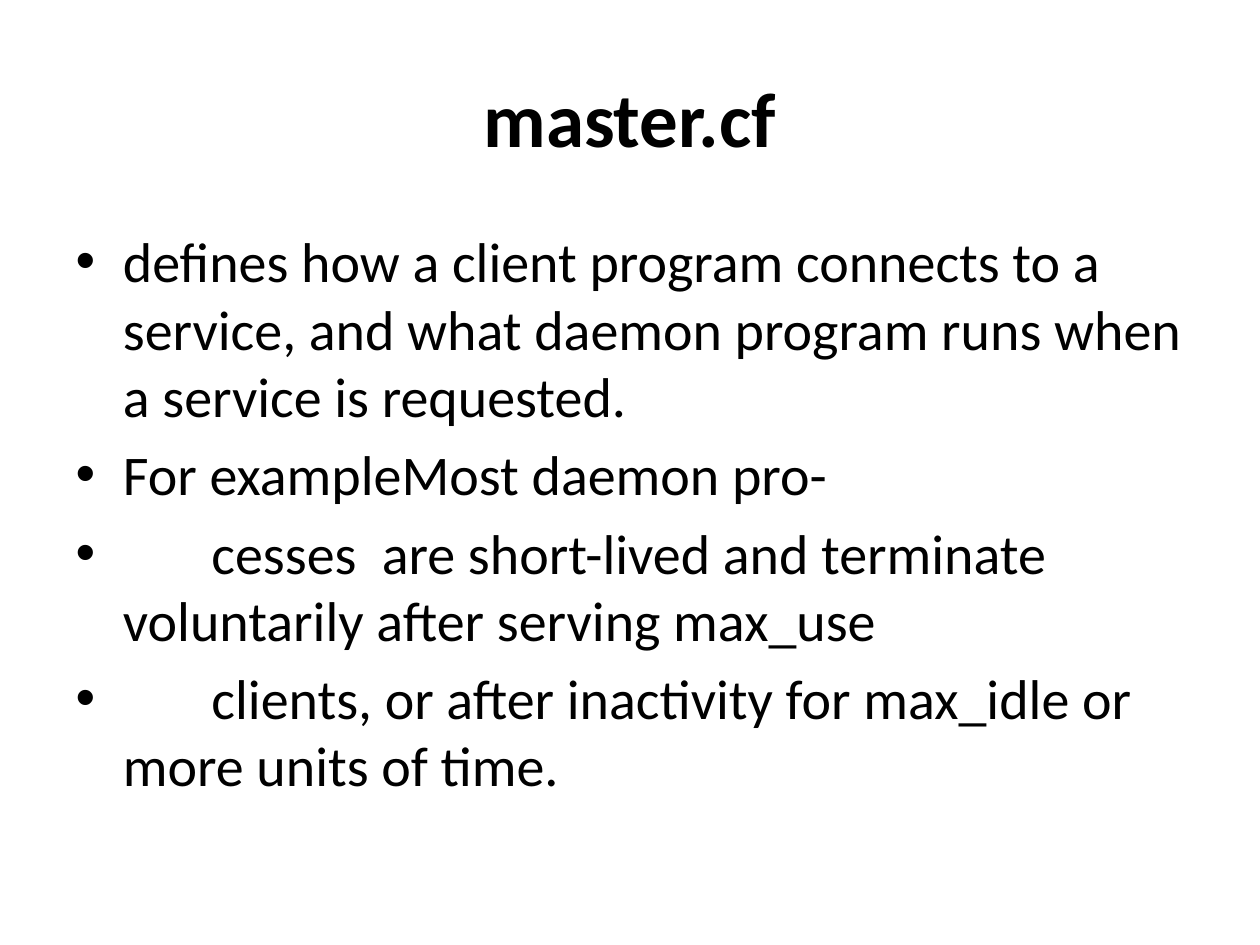
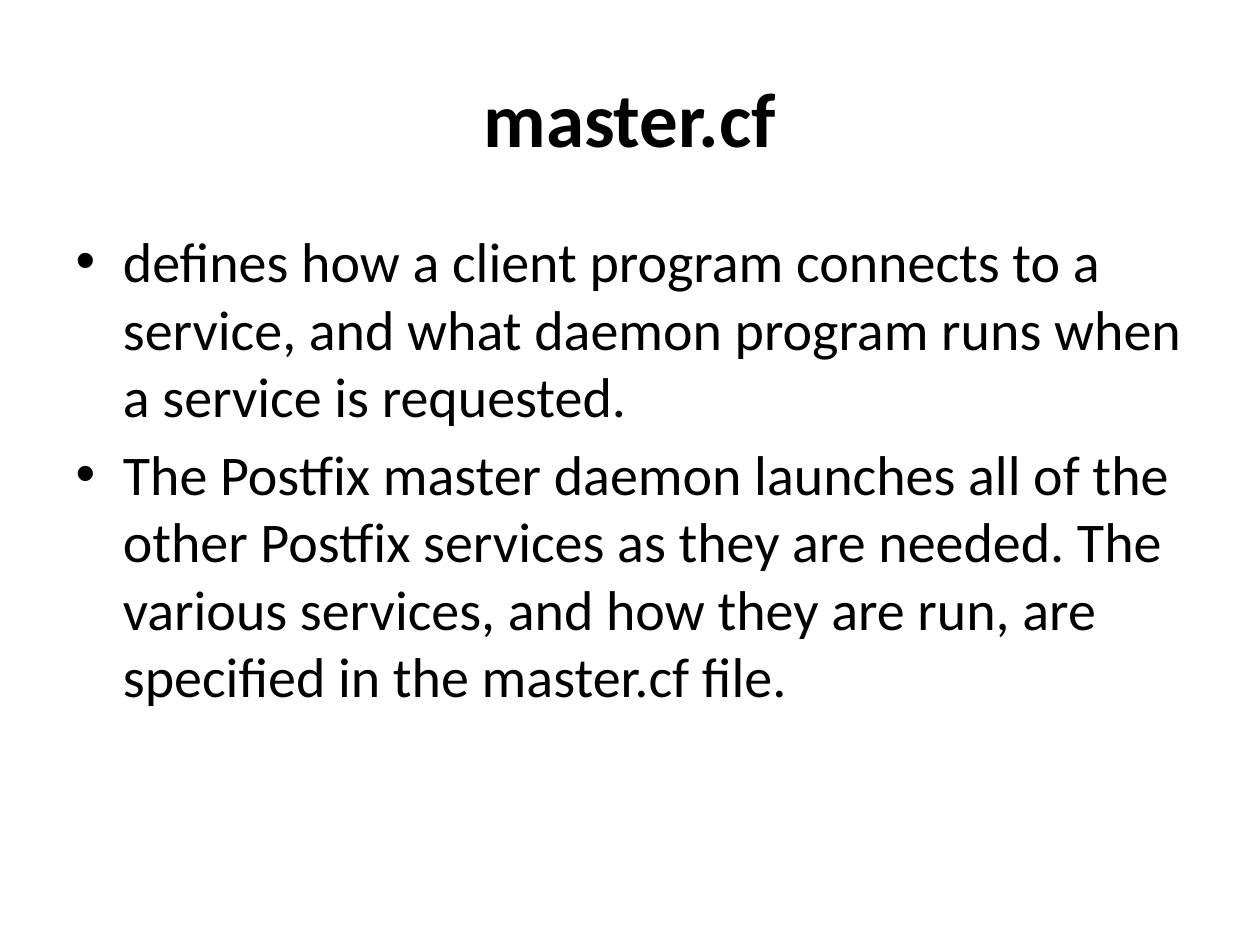
Before and after one commit to afnog/sse, a slide deck: slide 7 of postfix/postfix-mailgateway-debian.ppt. Drawn at 1260x945 pixels with LibreOffice and Linux fonts; fonts in the diff are those of the drawing. Boxes give left, top, right and bottom in pixels: in the first picture for what was removed or moved away, otherwise in the second. Text is boxed around its words. In the diff, an @@ line names an element or a change of style, - is before the commit and + after.

Commit message:
/ ‘postfix/postfix-mailgateway-debian.ppt’

```diff
--- a/postfix/postfix-mailgateway-debian.ppt
+++ b/postfix/postfix-mailgateway-debian.ppt
@@ text at (123,456,1168,706): text changed @@
-• For exampleMost daemon pro-
-• cesses are short-lived and terminate voluntarily after serving max_use
-• clients, or after inactivity for max_idle or more units of time.
+• The Postfix master daemon launches all of the other Postfix services as they are needed. The various services, and how they are run, are specified in the master.cf file.
```
